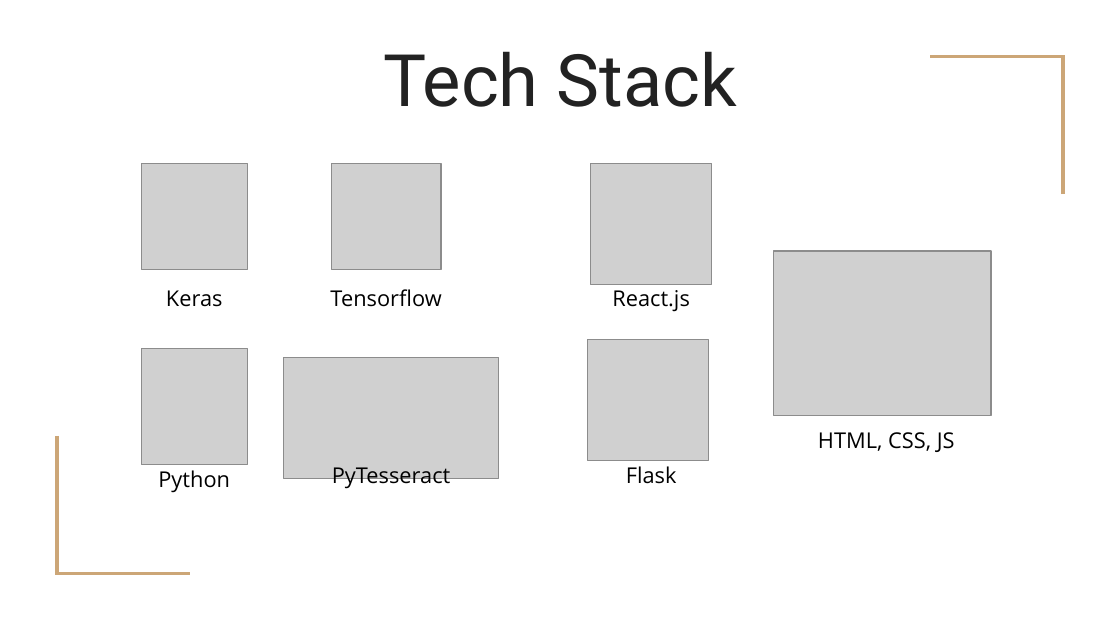
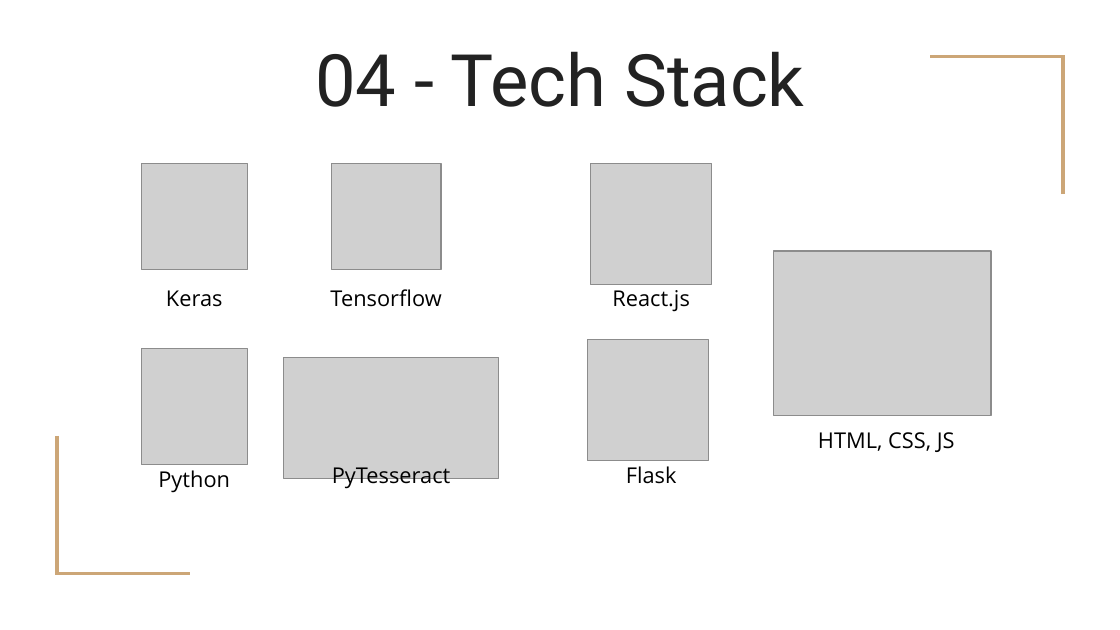
Before and after one commit to MathurUtkarsh/Prescription-Label-Reading, a slide deck: slide 8 of Presentations/Evaluation P2.pptx. Drawn at 1120x630 pixels with LibreOffice and Linux fonts; fonts in the diff are those of the drawing; grey boxes stand for pictures. Boxes give left, top, right and bottom in pixels: in the first picture for what was removed or moved away, otherwise in the second. Text is boxed around its words. In the diff, an @@ line names an element or a change of style, - is before the commit and + after.

```diff
--- a/Presentations/Evaluation P2.pptx
+++ b/Presentations/Evaluation P2.pptx
@@ title at (x1=315, y1=51, x2=804, y2=107): text changed @@
-Tech Stack
+04 - Tech Stack
```
Also in this commit, not shown: 5 other slides changed, 7 slides added, 5 slides removed.
